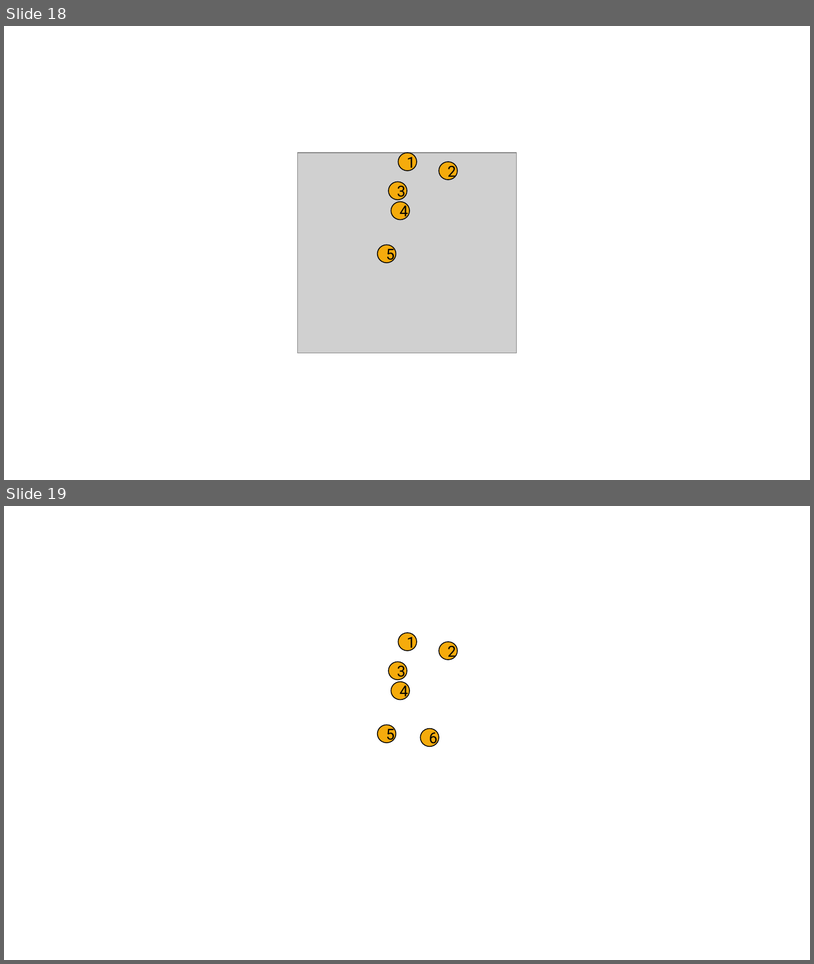
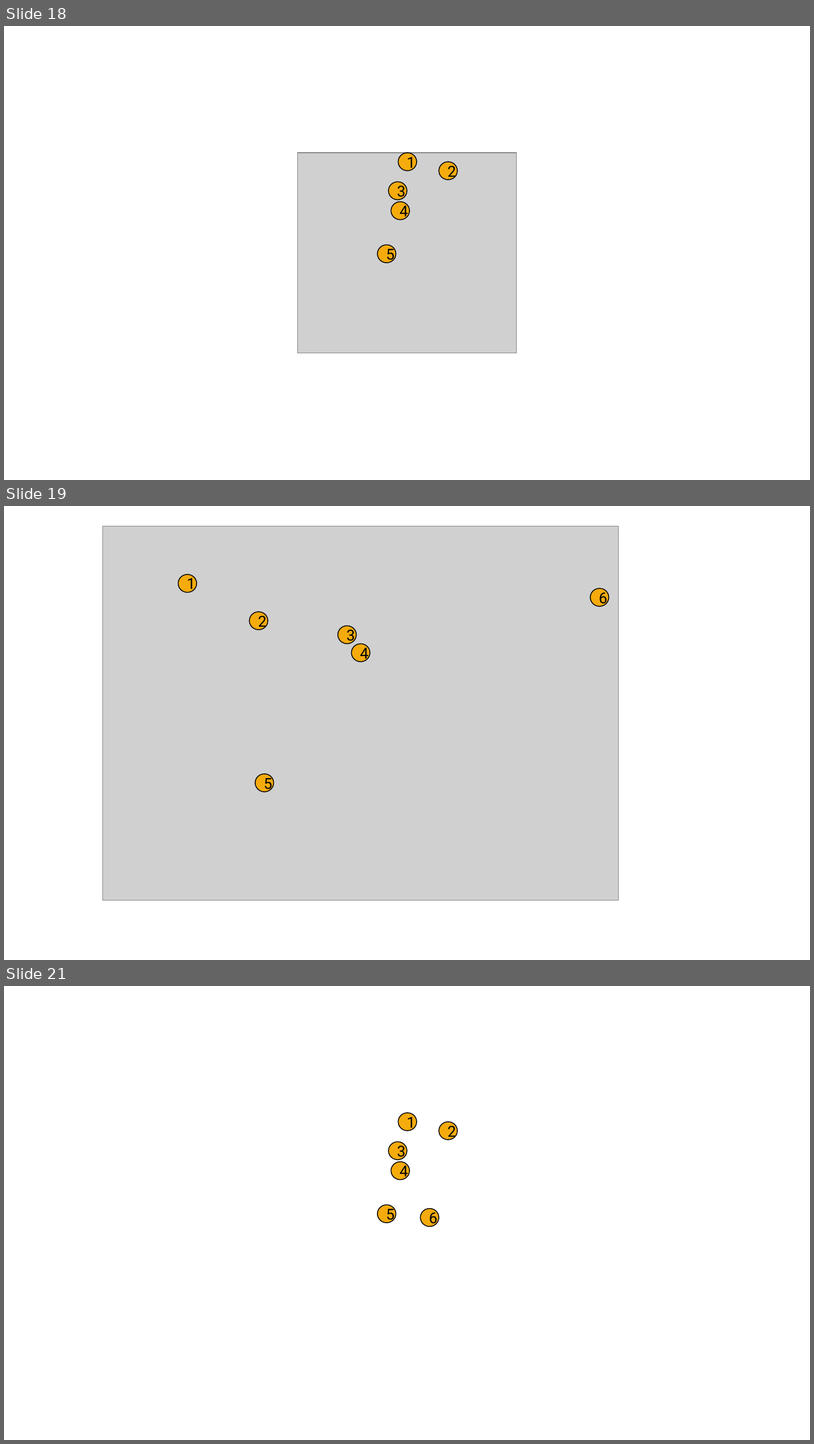
Before and after one commit to IntentArchitect/Intent.Modules, a slide deck: docsProject/IntentUserManualImages.pptx. Shown one above the other, each under a label of ours: slides 18 and 19 before the commit, slides 18, 19 and 21 after it; the slides between them are not shown. The pictures are 814x964 and 814x1444 pixels, drawn with LibreOffice and Linux fonts; fonts in the diff are those of the drawing; grey boxes stand for pictures. Boxes give left, top, right and bottom in pixels: in the first picture for what was removed or moved away, otherwise in the second. Text is boxed around its words. In the diff, an @@ line names an element or a change of style, - is before the commit and + after.

```diff
--- a/docsProject/IntentUserManualImages.pptx
+++ b/docsProject/IntentUserManualImages.pptx
@@ slide 19 added at (x1=4, y1=506, x2=810, y2=960), background #FFFFFF @@
@@ picture added at (x1=103, y1=526, x2=619, y2=900) @@
@@ ellipse added at (x1=178, y1=574, x2=197, y2=592), fill #F5AB0C, outline #000000 1 pt, 18 pt, text #000000 @@
+1
@@ ellipse added at (x1=591, y1=588, x2=609, y2=606), fill #F5AB0C, outline #000000 1 pt, 18 pt, text #000000 @@
+6
@@ ellipse added at (x1=249, y1=612, x2=269, y2=630), fill #F5AB0C, outline #000000 1 pt, 18 pt, text #000000 @@
+2
@@ ellipse added at (x1=338, y1=626, x2=357, y2=644), fill #F5AB0C, outline #000000 1 pt, 18 pt, text #000000 @@
+3
@@ ellipse added at (x1=352, y1=644, x2=371, y2=662), fill #F5AB0C, outline #000000 1 pt, 18 pt, text #000000 @@
+4
@@ ellipse added at (x1=255, y1=774, x2=275, y2=792), fill #F5AB0C, outline #000000 1 pt, 18 pt, text #000000 @@
+5
@@ what was slide 19 is now slide 21 @@
```
Also in this commit, not shown: 1 other slide added, 36 other files.
